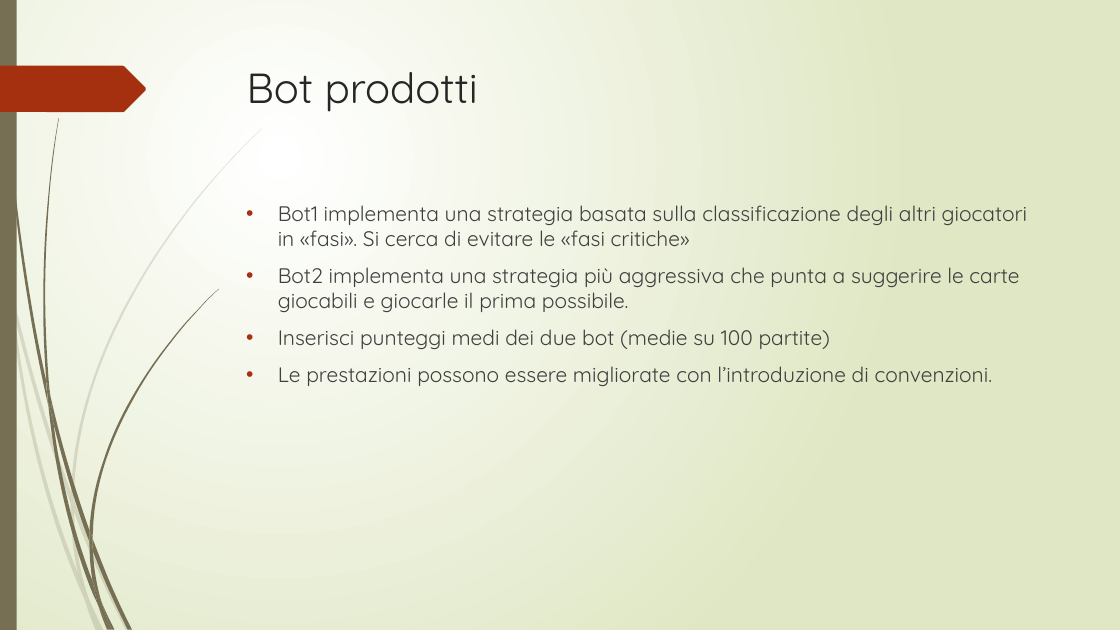
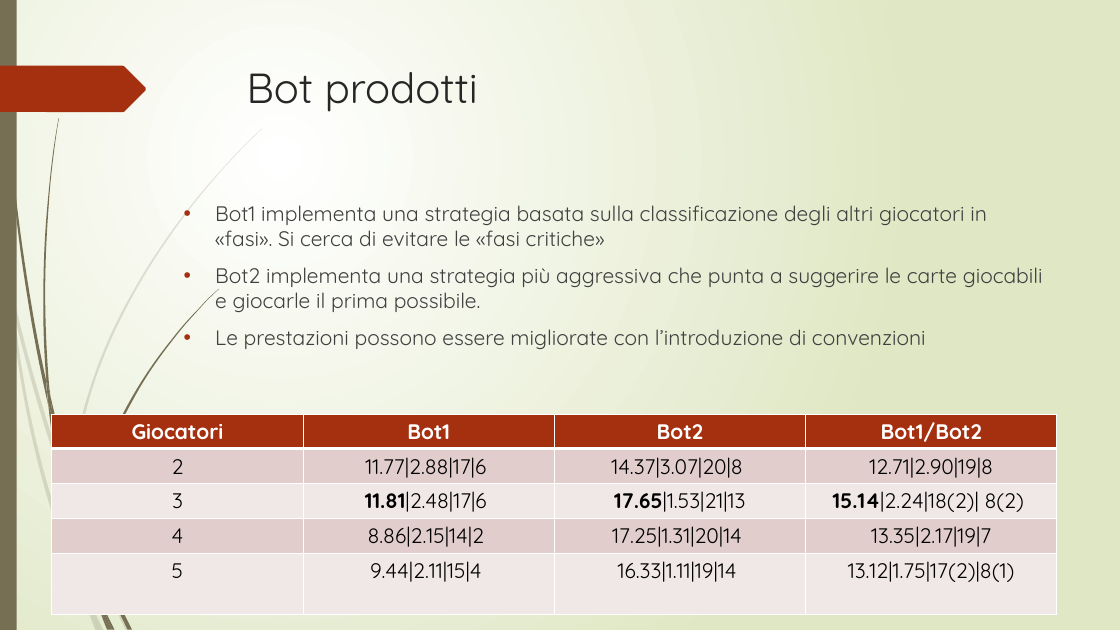
Before and after one commit to ilariacriv/hanabi-unibo, a slide deck: slide 10 of Presentazione Hanabi.pptx. Drawn at 1120x630 pixels with LibreOffice and Linux fonts; fonts in the diff are those of the drawing. Boxes give left, top, right and bottom in pixels: in the first picture for what was removed or moved away, otherwise in the second. Text is boxed around its words. In the diff, an @@ line names an element or a change of style, - is before the commit and + after.

```diff
--- a/Presentazione Hanabi.pptx
+++ b/Presentazione Hanabi.pptx
@@ text "Bot1 implementa una strategia basata ...": place and size @@
-text "Bot1 implementa una strategia basata ..." at [278, 205, 1027, 386]
+text "Bot1 implementa una strategia basata ..." at [215, 205, 1043, 349]
@@ text at [215, 329, 926, 349]: text changed @@
-• Inserisci punteggi medi dei due bot (medie su 100 partite)
-• Le prestazioni possono essere migliorate con l’introduzione di convenzioni.
+• Le prestazioni possono essere migliorate con l’introduzione di convenzioni
@@ table added at [52, 414, 1057, 607], 5 rows, 4 columns @@
+Giocatori | Bot1 | Bot2 | Bot1/Bot2
+2 | 11.77|2.88|17|6 | 14.37|3.07|20|8 | 12.71|2.90|19|8
+3 | 11.81|2.48|17|6 | 17.65|1.53|21|13 | 15.14|2.24|18(2)| 8(2)
+4 | 8.86|2.15|14|2 | 17.25|1.31|20|14 | 13.35|2.17|19|7
+5 | 9.44|2.11|15|4 | 16.33|1.11|19|14 | 13.12|1.75|17(2)|8(1)
```
Also in this commit, not shown: 2 other slides changed, 7 other files.
